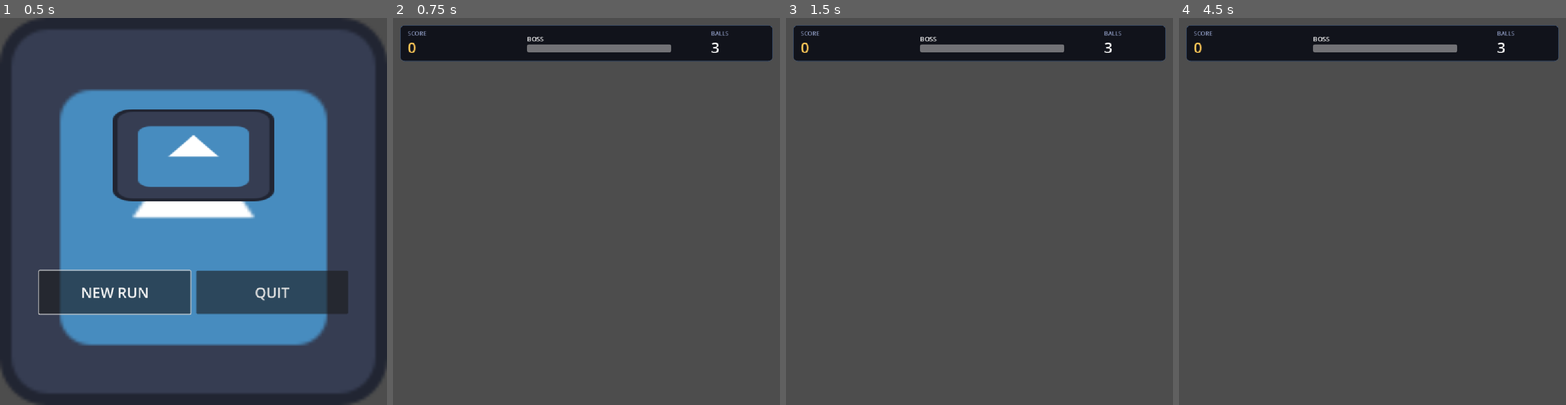
Above: before the commit, frames 1-4 (left to right).
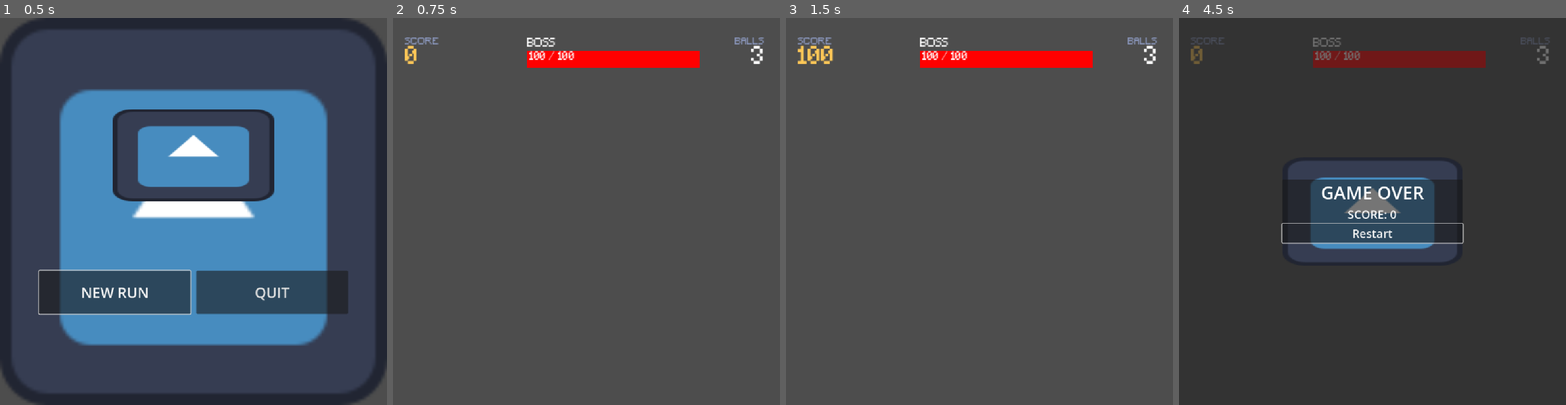
Above: after the commit, the same moments.

Repository: Josephs101/Hack-Haven-Game
Game: Godot game, scene res://scenes/start_menu.tscn
The game is run twice, just before and just after one commit, with the same random seed, the same clock (stepped at 60 frames per second) and the same inputs. The engine's default icon, where the game draws it, is replaced by a stand-in: a white triangle on a blue panel in a dark square.
Inputs (mouse positions are in pixels of both pictures, inside the frame that each line leads up to):
- Up to frame 1 (0.5 s): no input
- Up to frame 2 (0.75 s): click "NEW RUN" at 0.5 s
- Up to frame 3 (1.5 s): tap Enter at 1.25 s; tap K at 1.35 s
- Up to frame 4 (4.5 s): tap B at 1.55, 2.1 s; tap Space at 2, 4.25 s; tap N at 2.3, 2.85 s; tap Enter at 2.75 s; tap G at 3.05, 4.35 s; click (1372, 234) at 3.5 s, where only the run after the commit has a clickable "Restart"

Frame 1 is identical in both runs. In frame 2, 9.7% of the frame differs, in the area x 1-99%, y 1-13%; in frame 3, 9.7%; in frame 4, 96%, in the area x 0-100%, y 0-100%.

Commit message:
added level ui and minecraft font, started sprites for ui

Diff:
--- a/project.godot
+++ b/project.godot
@@ -24,7 +24,6 @@
 window/size/viewport_width=1072
 window/size/viewport_height=1072
 window/stretch/mode="canvas_items"
-window/stretch/aspect="keep"
 
 [input]
 
--- a/scenes/InGameUI.tscn
+++ b/scenes/InGameUI.tscn
@@ -1,20 +1,17 @@
-[gd_scene load_steps=3 format=3 uid="uid://djkd6f5gk1l6u"]
+[gd_scene format=3 uid="uid://djkd6f5gk1l6u"]
 
-[ext_resource type="Script" path="res://scripts/in_game_ui.gd" id="1_ui"]
+[ext_resource type="Script" uid="uid://nt86ukgje8o0" path="res://scripts/in_game_ui.gd" id="1_ui"]
+[ext_resource type="FontFile" uid="uid://dbkryvmahqkrd" path="res://assets/font(s)/Minecraft.ttf" id="2_6e2fk"]
 
-[sub_resource type="StyleBoxFlat" id="StyleBoxFlat_hud"]
-bg_color = Color(0.047, 0.055, 0.09, 0.92)
-border_width_left = 1
-border_width_top = 1
-border_width_right = 1
-border_width_bottom = 1
-border_color = Color(0.2, 0.3, 0.45, 0.6)
-corner_radius_top_left = 12
-corner_radius_top_right = 12
-corner_radius_bottom_right = 12
-corner_radius_bottom_left = 12
+[sub_resource type="StyleBoxEmpty" id="StyleBoxEmpty_5ldle"]
 
-[node name="InGameUI" type="Control"]
+[sub_resource type="StyleBoxFlat" id="StyleBoxFlat_6e2fk"]
+bg_color = Color(0, 0, 0, 1)
+
+[sub_resource type="StyleBoxFlat" id="StyleBoxFlat_5ldle"]
+bg_color = Color(1, 0, 0, 1)
+
+[node name="InGameUI" type="Control" unique_id=1979793841]
 layout_mode = 3
 anchors_preset = 15
 anchor_right = 1.0
@@ -24,96 +21,111 @@
 mouse_filter = 2
 script = ExtResource("1_ui")
 
-[node name="TopBar" type="PanelContainer" parent="."]
+[node name="TopBar" type="PanelContainer" parent="." unique_id=783857270]
 layout_mode = 1
 anchors_preset = 10
 anchor_right = 1.0
-offset_left = 20.0
-offset_top = 20.0
-offset_right = -20.0
-offset_bottom = 120.0
+offset_left = 0.9999981
+offset_top = 37.77999
+offset_right = -399.52667
+offset_bottom = 113.77999
 grow_horizontal = 2
-theme_override_styles/panel = SubResource("StyleBoxFlat_hud")
+scale = Vector2(1.595, 1.595)
+theme_override_styles/panel = SubResource("StyleBoxEmpty_5ldle")
 
-[node name="Margin" type="MarginContainer" parent="TopBar"]
+[node name="Margin" type="MarginContainer" parent="TopBar" unique_id=709393283]
 layout_mode = 2
 theme_override_constants/margin_left = 20
 theme_override_constants/margin_top = 10
 theme_override_constants/margin_right = 20
 theme_override_constants/margin_bottom = 10
 
-[node name="Row" type="HBoxContainer" parent="TopBar/Margin"]
+[node name="Row" type="HBoxContainer" parent="TopBar/Margin" unique_id=1035372482]
 layout_mode = 2
-theme_override_constants/separation = 24
+size_flags_horizontal = 0
+size_flags_vertical = 0
+size_flags_stretch_ratio = 0.63
+theme_override_constants/separation = 12
+alignment = 1
 
-[node name="ScoreBlock" type="VBoxContainer" parent="TopBar/Margin/Row"]
+[node name="ScoreBlock" type="VBoxContainer" parent="TopBar/Margin/Row" unique_id=623687541]
 unique_name_in_owner = true
-custom_minimum_size = Vector2(220, 0)
+custom_minimum_size = Vector2(200, 0)
 layout_mode = 2
 size_flags_vertical = 4
 theme_override_constants/separation = 0
 
-[node name="ScoreCaption" type="Label" parent="TopBar/Margin/Row/ScoreBlock"]
+[node name="ScoreCaption" type="Label" parent="TopBar/Margin/Row/ScoreBlock" unique_id=1118733791]
 layout_mode = 2
 theme_override_colors/font_color = Color(0.55, 0.6, 0.75, 1)
+theme_override_fonts/font = ExtResource("2_6e2fk")
 theme_override_font_sizes/font_size = 16
 text = "SCORE"
 
-[node name="ScoreValue" type="Label" parent="TopBar/Margin/Row/ScoreBlock"]
+[node name="ScoreValue" type="Label" parent="TopBar/Margin/Row/ScoreBlock" unique_id=1948611762]
 unique_name_in_owner = true
 layout_mode = 2
 theme_override_colors/font_color = Color(1, 0.784314, 0.341176, 1)
+theme_override_fonts/font = ExtResource("2_6e2fk")
 theme_override_font_sizes/font_size = 40
 text = "0"
 
-[node name="ScoreSpacer" type="Control" parent="TopBar/Margin/Row"]
+[node name="BossBlock" type="VBoxContainer" parent="TopBar/Margin/Row" unique_id=1632931701]
+unique_name_in_owner = true
+custom_minimum_size = Vector2(300, 40)
 layout_mode = 2
-size_flags_horizontal = 3
-mouse_filter = 2
-
-[node name="BossBlock" type="VBoxContainer" parent="TopBar/Margin/Row"]
-unique_name_in_owner = true
-custom_minimum_size = Vector2(400, 0)
-layout_mode = 2
-size_flags_horizontal = 3
 size_flags_vertical = 4
 theme_override_constants/separation = 2
 
-[node name="BossName" type="Label" parent="TopBar/Margin/Row/BossBlock"]
+[node name="BossName" type="Label" parent="TopBar/Margin/Row/BossBlock" unique_id=866398202]
 unique_name_in_owner = true
 layout_mode = 2
+theme_override_fonts/font = ExtResource("2_6e2fk")
 theme_override_font_sizes/font_size = 18
 text = "BOSS"
 
-[node name="BossBar" type="ProgressBar" parent="TopBar/Margin/Row/BossBlock"]
+[node name="BossBar" type="ProgressBar" parent="TopBar/Margin/Row/BossBlock" unique_id=1037884345]
 unique_name_in_owner = true
-custom_minimum_size = Vector2(400, 22)
+custom_minimum_size = Vector2(300, 30)
 layout_mode = 2
 size_flags_horizontal = 3
-max_value = 100.0
+theme_override_styles/background = SubResource("StyleBoxFlat_6e2fk")
+theme_override_styles/fill = SubResource("StyleBoxFlat_5ldle")
 value = 100.0
 show_percentage = false
 
-[node name="BossSpacer" type="Control" parent="TopBar/Margin/Row"]
-layout_mode = 2
-size_flags_horizontal = 3
-mouse_filter = 2
+[node name="BossHealthLabel" type="Label" parent="TopBar/Margin/Row/BossBlock/BossBar" unique_id=1852887795]
+unique_name_in_owner = true
+layout_mode = 0
+offset_left = 4.0
+offset_top = 2.0
+offset_right = 404.0
+offset_bottom = 21.0
+theme_override_fonts/font = ExtResource("2_6e2fk")
+theme_override_font_sizes/font_size = 18
+text = "BOSS"
 
-[node name="BallsBlock" type="VBoxContainer" parent="TopBar/Margin/Row"]
+[node name="BallsBlock" type="VBoxContainer" parent="TopBar/Margin/Row" unique_id=1745800700]
 unique_name_in_owner = true
-custom_minimum_size = Vector2(150, 0)
+custom_minimum_size = Vector2(100, 0)
 layout_mode = 2
 size_flags_vertical = 4
 theme_override_constants/separation = 0
+alignment = 2
 
-[node name="BallsCaption" type="Label" parent="TopBar/Margin/Row/BallsBlock"]
+[node name="BallsCaption" type="Label" parent="TopBar/Margin/Row/BallsBlock" unique_id=1706841644]
 layout_mode = 2
 theme_override_colors/font_color = Color(0.55, 0.6, 0.75, 1)
+theme_override_fonts/font = ExtResource("2_6e2fk")
 theme_override_font_sizes/font_size = 16
 text = "BALLS"
+horizontal_alignment = 2
+vertical_alignment = 3
 
-[node name="BallsValue" type="Label" parent="TopBar/Margin/Row/BallsBlock"]
+[node name="BallsValue" type="Label" parent="TopBar/Margin/Row/BallsBlock" unique_id=741822138]
 unique_name_in_owner = true
 layout_mode = 2
+theme_override_fonts/font = ExtResource("2_6e2fk")
 theme_override_font_sizes/font_size = 40
 text = "3"
+horizontal_alignment = 2
--- a/scenes/LevelScreen.tscn
+++ b/scenes/LevelScreen.tscn
@@ -9,8 +9,8 @@
 script = ExtResource("1_qdpy8")
 
 [node name="TextureRect" type="TextureRect" parent="." unique_id=509355009]
-offset_right = 579.0
-offset_bottom = 313.0
+offset_right = 1092.0
+offset_bottom = 128.0
 
 [node name="UI" type="CanvasLayer" parent="." unique_id=1305315445]
 layer = 10
--- a/scripts/game_stats.gd
+++ b/scripts/game_stats.gd
@@ -10,6 +10,7 @@
 		score_changed.emit(score)
 
 var boss_max_hp := 100
+#PLACE HOLDER VALUE, WILL CHANGE DEPENDING ON LEVEL
 var boss_hp := 100
 var balls_left := 3
 
--- a/scripts/in_game_ui.gd
+++ b/scripts/in_game_ui.gd
@@ -3,6 +3,7 @@
 @onready var score_value: Label = %ScoreValue
 @onready var boss_bar: ProgressBar = %BossBar
 @onready var balls_value: Label = %BallsValue
+@onready var boss_value: Label = %BossHealthLabel
 
 
 func _ready() -> void:
@@ -22,6 +23,8 @@
 func _on_boss_health_changed(hp: int, max_hp: int) -> void:
 	boss_bar.max_value = max_hp
 	boss_bar.value = hp
+	boss_value.text = "%d / %d" % [hp, max_hp]
+
 
 
 func _on_balls_changed(left: int) -> void:
--- a/scripts/level_screen.gd
+++ b/scripts/level_screen.gd
@@ -2,3 +2,21 @@
 
 func _on_player_died() -> void:
 	$UI/GameOver.show_game_over()
+
+func _unhandled_input(event: InputEvent) -> void:
+	if not OS.is_debug_build():
+		return
+	if not (event is InputEventKey) or not event.pressed or event.echo:
+		return
+
+	match (event as InputEventKey).physical_keycode:
+		KEY_K:
+			GameStats.add_score(100)
+		KEY_B:
+			GameStats.set_boss_health(GameStats.boss_hp - 10, GameStats.boss_max_hp)
+		KEY_N:
+			GameStats.set_balls(GameStats.balls_left - 1)
+		KEY_G:
+			$UI/GameOver.show_game_over()
+		KEY_R:
+			GameStats.reset()
Binary file added: assets/font(s)/Minecraft.ttf
Not shown, added: assets/font(s)/Minecraft.ttf.import
Binary file added: assets/sprites/Sprite_sheet_'1.png
Not shown, added: assets/sprites/Sprite_sheet_'1.png.import
Not shown: 1 places in scenes/LevelScreen.tscn that only renumber resources
